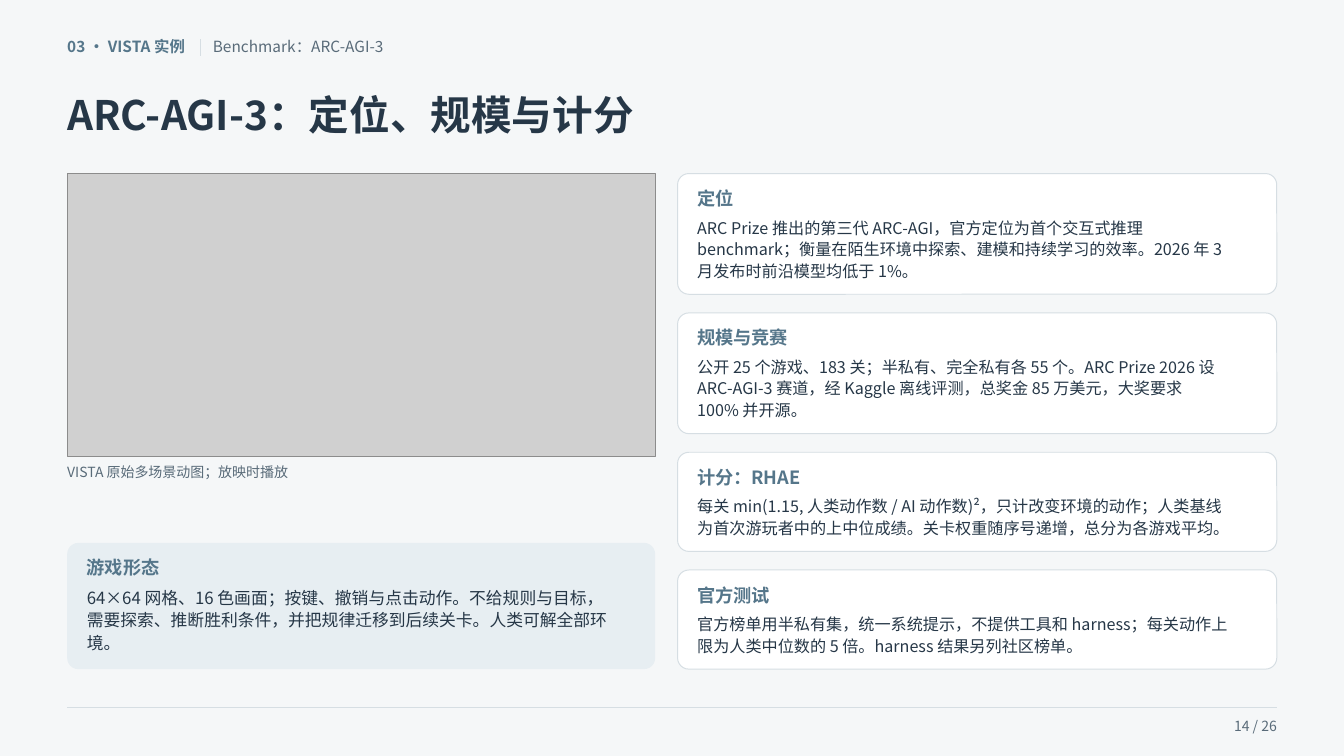
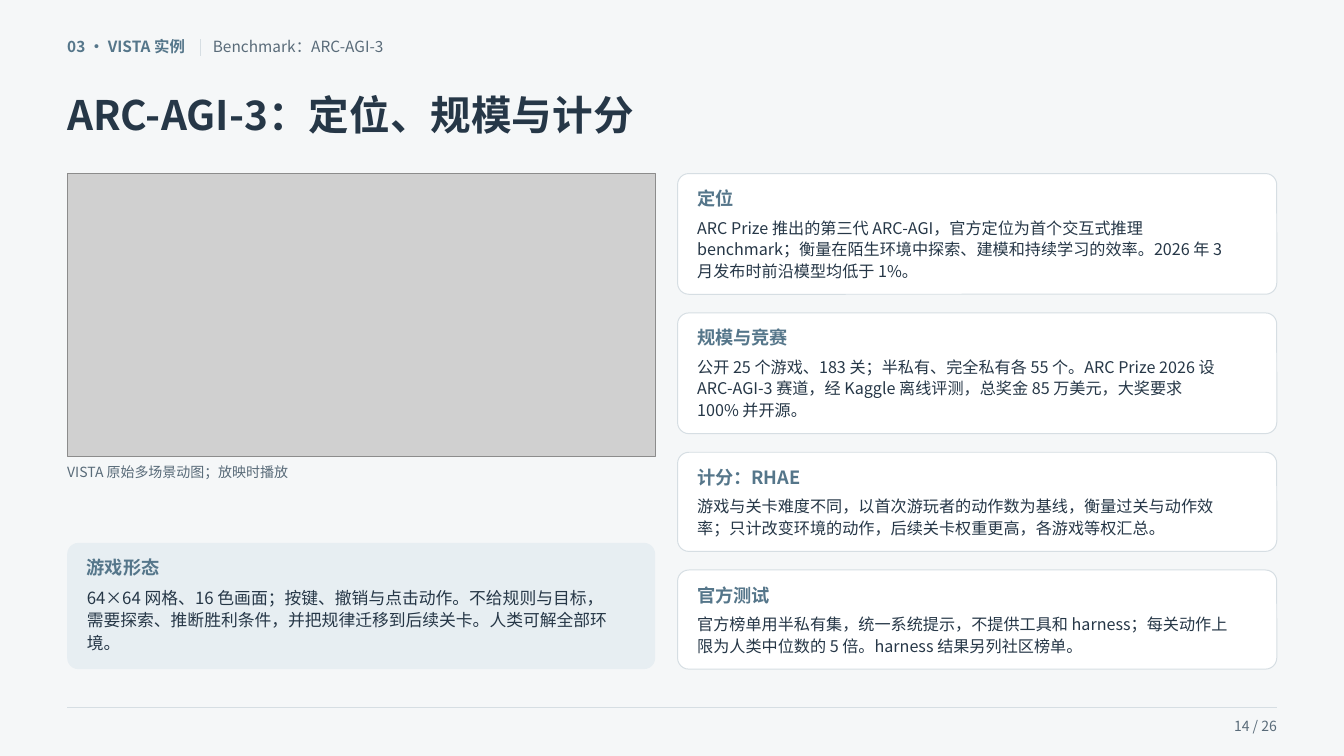
Before and after one commit to ruined404cjy/idea, a slide deck: slide 14 of docs/agent-trace-部门分享/Agent-Trace-部门分享-v5.pptx. Drawn at 1344x756 pixels with LibreOffice and Linux fonts; fonts in the diff are those of the drawing; grey boxes stand for pictures. Boxes give left, top, right and bottom in pixels: in the first picture for what was removed or moved away, otherwise in the second. Text is boxed around its words. In the diff, an @@ line names an element or a change of style, - is before the commit and + after.

```diff
--- a/docs/agent-trace-部门分享/Agent-Trace-部门分享-v5.pptx
+++ b/docs/agent-trace-部门分享/Agent-Trace-部门分享-v5.pptx
@@ text at [697, 498, 1213, 537]: text changed @@
-每关 min(1.15, 人类动作数 / AI 动作数)²，只计改变环境的动作；人类基线
-为首次游玩者中的上中位成绩。关卡权重随序号递增，总分为各游戏平均。
+游戏与关卡难度不同，以首次游玩者的动作数为基线，衡量过关与动作效
+率；只计改变环境的动作，后续关卡权重更高，各游戏等权汇总。
```
Also in this commit, not shown: 4 other slides changed, 2 other files.
